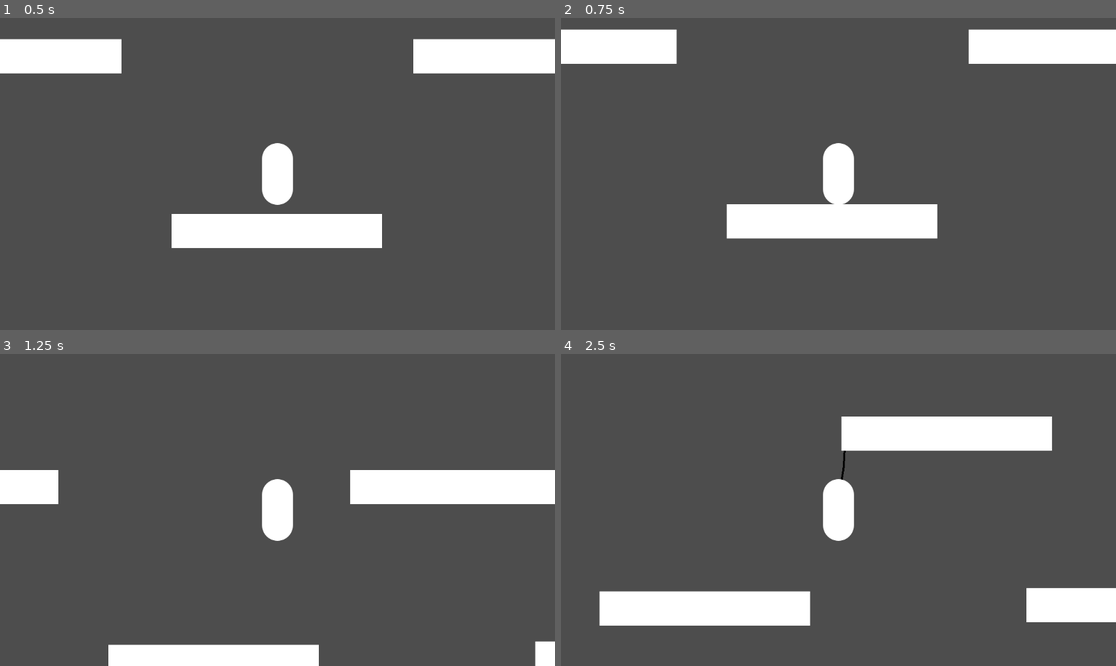
Above: before the commit, frames 1-4 (two rows, left to right).
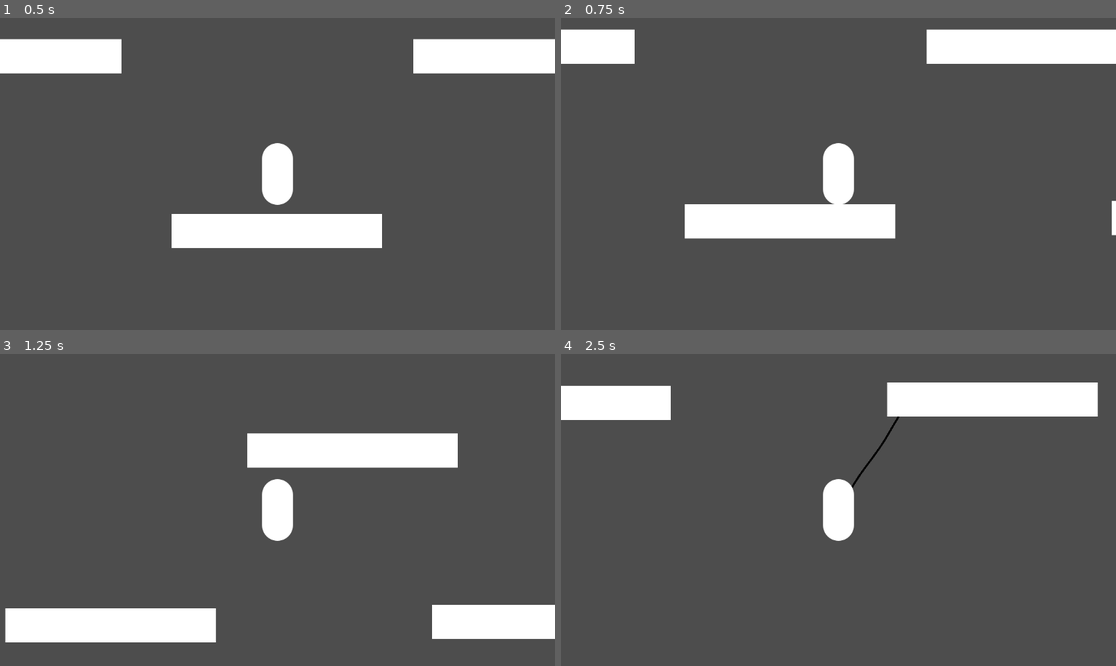
Above: after the commit, the same moments.

Repository: cookiemonsternz/SLIFT-Public
Game: Godot game, scene res://scenes/test.tscn
The game is run twice, just before and just after one commit, with the same random seed, the same clock (stepped at 60 frames per second) and the same inputs.
Inputs (mouse positions are in pixels of both pictures, inside the frame that each line leads up to):
- Up to frame 1 (0.5 s): no input
- Up to frame 2 (0.75 s): move the mouse to (960, 158) at 0.52 s; press the mouse at (960, 158) at 0.53 s; hold D (move_right) from 0.53 s (still down)
- Up to frame 3 (1.25 s): keep holding D (move_right); tap Space (player_jump) at 0.77 s; right-click (399, 494) at 0.8 s
- Up to frame 4 (2.5 s): move the mouse to (727, 525) at 1.27 s; release the mouse at (727, 525) at 1.28 s; right-click (727, 525) at 1.35 s; tap Space (player_jump) at 1.52 s; click (727, 525) at 1.55 s; move the mouse to (894, 441) at 2.02 s; release D (move_right) at 2.03 s; press the mouse at (894, 441) at 2.03 s; hold A (move_left) from 2.03 s (still down); right-click (894, 441) at 2.3 s

Frame 1 is identical in both runs. In frame 2, 3.5% of the frame differs, in the area x 13-100%, y 3-71%; in frame 3, 19%, in the area x 0-100%, y 25-100%; in frame 4, 17%.

Commit message:
Test Fix

Diff:
--- a/scenes/player.tscn
+++ b/scenes/player.tscn
@@ -49,7 +49,7 @@
 radius = 32.0
 height = 128.0
 
-[node name="Player" type="CharacterBody2D" node_paths=PackedStringArray("grapple_origin", "rope1", "rope2", "raycast", "player_physics_follow", "jump_buffer_timer", "coyote_time_timer") groups=["Player"]]
+[node name="Player" type="CharacterBody2D" node_paths=PackedStringArray("grapple_origin", "rope1", "rope2", "raycast", "player_physics_follow", "jump_buffer_timer", "coyote_time_timer", "ground_cast") groups=["Player"]]
 collision_layer = 8
 collision_mask = 13
 script = ExtResource("1_l73r6")
@@ -63,12 +63,15 @@
 damping = 0.9
 jump_buffer_timer = NodePath("JumpBufferTimer")
 coyote_time_timer = NodePath("CoyoteTimeTimer")
+ground_cast = NodePath("GroundCast")
 gravity_strength = 700.0
-move_speed = 10.0
 coyote_time_time = 0.25
 
 [node name="CollisionShape2D" type="CollisionShape2D" parent="."]
 shape = SubResource("CapsuleShape2D_rh5mj")
+
+[node name="GroundCast" type="RayCast2D" parent="."]
+target_position = Vector2(0, 68)
 
 [node name="Sprite2D" type="Sprite2D" parent="."]
 texture = SubResource("Texture2D_7im1b")
--- a/scripts/player.gd
+++ b/scripts/player.gd
@@ -10,6 +10,7 @@
 @export var raycast: RayCast2D
 @export var player_physics_follow: RigidBody2D
 
+
 @export_subgroup("Distance")
 @export var has_max_distance: bool = false
 @export var max_distance: float = 1000
@@ -46,6 +47,7 @@
 @export_subgroup("References")
 @export var jump_buffer_timer: Timer
 @export var coyote_time_timer: Timer
+@export var ground_cast: RayCast2D
 
 @export_subgroup("Jumping")
 @export var jump_velocity = -700.0 # Maximum jump strength
@@ -56,7 +58,7 @@
 @export var move_speed = 500.0 # Movement speed
 @export var coyote_time_time = 0.1 # Time in seconds to allow a coyote jump
 
-
+var can_delete = false
 var can_coyote: bool = false
 var coyote_jump_available := true
 var coyote_timer_reset := true
@@ -82,6 +84,8 @@
 			var hit_jump = Input.is_action_just_pressed("player_jump")
 			var is_on_floor = is_on_floor()
 
+
+
 			if light_exposure >= 20:
 				modulate = Color(1.0, 0.0, 0.0)
 
@@ -110,12 +114,23 @@
 				can_coyote = false
 				velocity.y = jump_velocity
 
-			velocity.x += move_speed * input_chosen
+			velocity.x = move_speed * input_chosen
 
 			velocity *= 0.99
 
 			move_and_slide()
 		MoveStates.AIR:
+
+			#if ground_cast.is_colliding():
+				#current_move_mode = MoveStates.GROUND
+				#velocity.y = 0
+				#if spring_joints[1] != null:
+					#spring_joints[1].queue_free()
+					#rope2.disable()
+				#if spring_joints[0] != null:
+					#spring_joints[0].queue_free()
+					#rope1.disable()
+
 			global_position = player_physics_follow.global_position
 
 func _physics_process(_delta: float) -> void:
@@ -125,9 +140,10 @@
 			player_physics_follow.set_pos(global_position)
 			player_physics_follow.set_vel(velocity)
 		MoveStates.AIR:
-			if not Input.is_action_pressed("grapple_left") and not Input.is_action_pressed("grapple_right"):
-				current_move_mode = MoveStates.GROUND
-				velocity = player_physics_follow.linear_velocity
+			pass
+			#if not Input.is_action_pressed("grapple_left") and not Input.is_action_pressed("grapple_right"):
+				#current_move_mode = MoveStates.GROUND
+				#velocity = player_physics_follow.linear_velocity
 			#if spring_joint != null and spring_joint.length >= 30:
 				#print(spring_joint.length)
 				#spring_joint.length -= 5
@@ -184,7 +200,7 @@
 			current_move_mode = MoveStates.AIR
 
 func create_spring_joint(point_a: Vector2, point_b: Vector2, body_a: PhysicsBody2D, body_b: PhysicsBody2D, length: float, rest_length: float) -> DampedSpringJoint2D:
-	print("Making spring joint")
+
 	var spring = DampedSpringJoint2D.new()
 
 	spring.length = length
